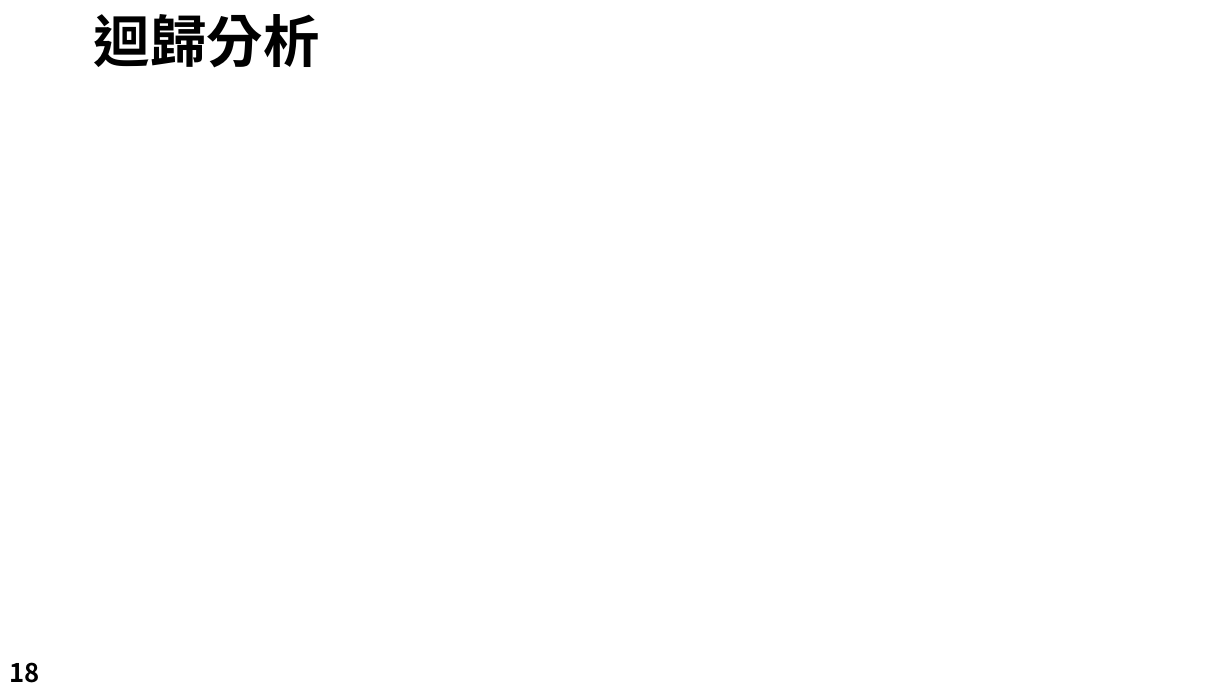
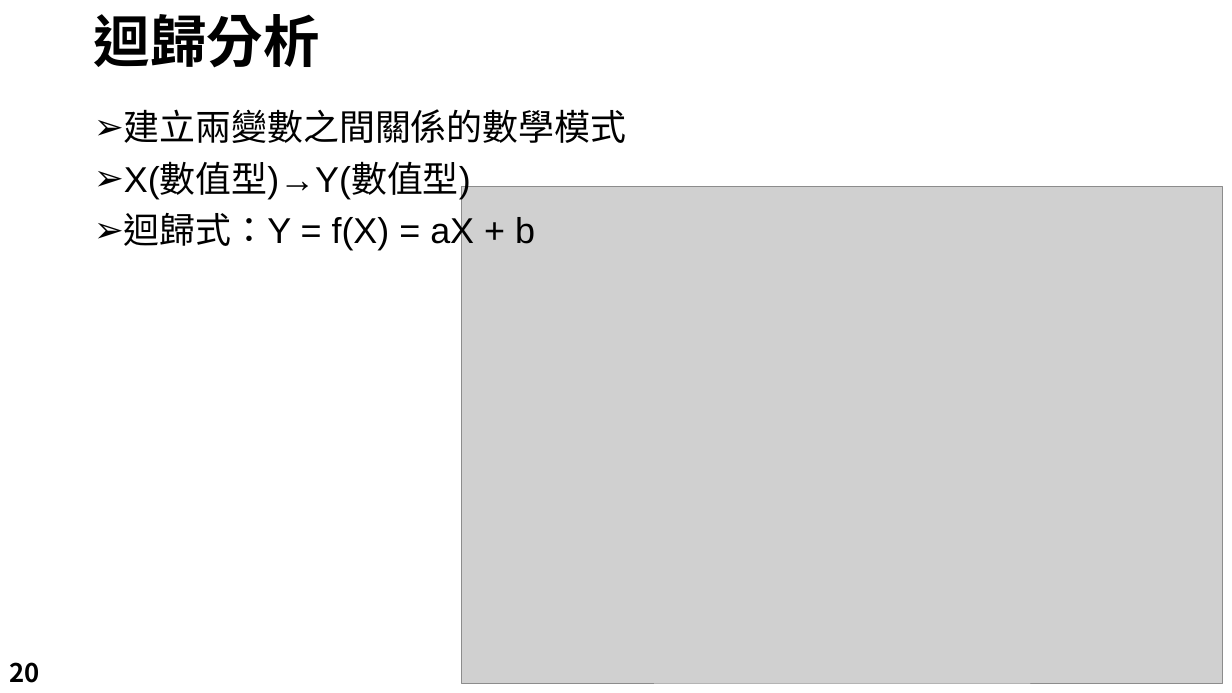
Before and after one commit to LeBronWilly/Basic_R_Language, a slide deck: slide 20 of R_Presentation.pptx (slide 18 before the commit). Drawn at 1232x693 pixels with LibreOffice and Linux fonts; fonts in the diff are those of the drawing; grey boxes stand for pictures; background and template pictures are left out. Boxes give left, top, right and bottom in pixels: in the first picture for what was removed or moved away, otherwise in the second. Text is boxed around its words. In the diff, an @@ line names an element or a change of style, - is before the commit and + after.

```diff
--- a/R_Presentation.pptx
+++ b/R_Presentation.pptx
@@ text added at (124,109,626,250), 28 pt, text #000000 @@
+➢ 建立兩變數之間關係的數學模式
+➢ X(數值型)→Y(數值型)
+➢ 迴歸式：Y = f(X) = aX + b
@@ picture added at (462,187,1224,683) @@
@@ page number at (9,662,39,683): text changed @@
-18
+20
```
Also in this commit, not shown: 12 other slides changed, 2 slides added, 1 other file.
